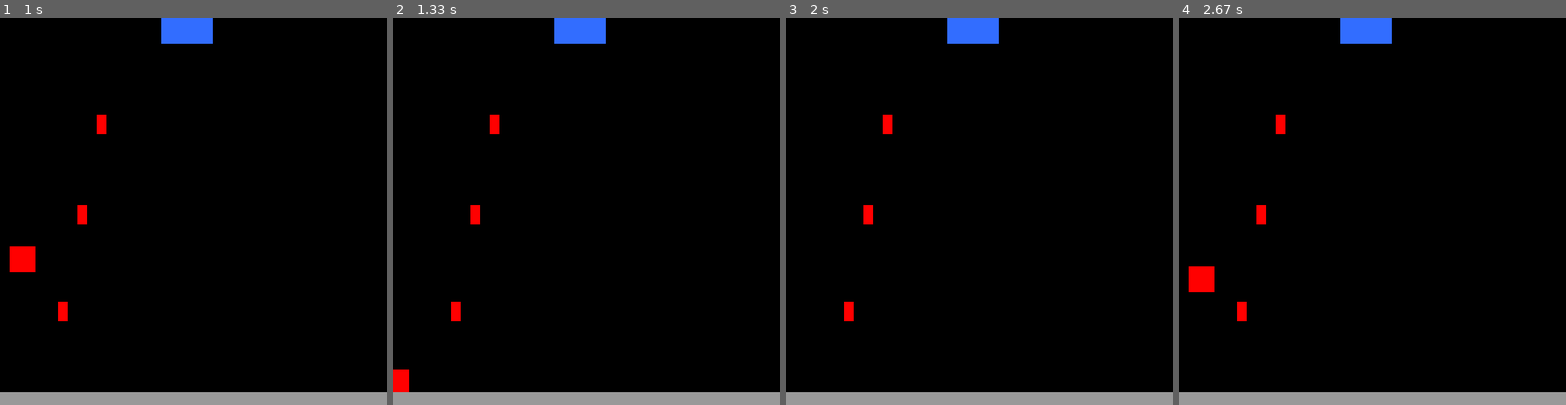
Above: before the commit, frames 1-4 (left to right).
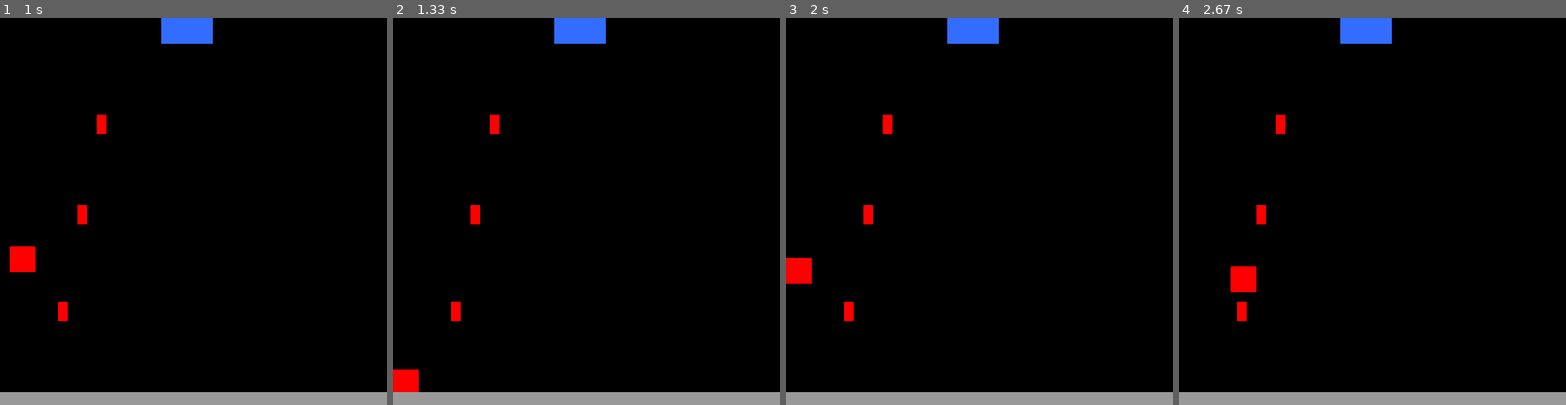
Above: after the commit, the same moments.

Repository: RobertNeuzil/game
Game: pygame game, started from personal/personalgame.py
Two runs of this game, one before a commit and one after it. Both use one fixed random seed, a clock stepped at 60 frames per second and the inputs below.
Inputs:
- Up to frame 1 (1 s): tap Space at 0.33, 0.73 s; hold Left from 0.67 s (still down); hold A from 0.67 s (still down)
- Up to frame 2 (1.33 s): tap Space at 1.03, 1.3 s; release Left at 1.2 s; release A at 1.2 s; hold Down from 1.23 s (still down); hold S from 1.23 s (still down)
- Up to frame 3 (2 s): release Down at 1.53 s; release S at 1.53 s; hold Left 1.57-1.97 s; hold A 1.57-1.97 s; tap Space at 1.63 s
- Up to frame 4 (2.67 s): hold Right 2-2.63 s; hold D 2-2.63 s; tap Space at 2.07, 2.37 s

Frame 1 is identical in both runs. In frame 2, 0.1% of the frame differs, in the area x 4-7%, y 90-97%; in frame 3, 0.4%; in frame 4, 0.9%, in the area x 2-20%, y 64-71%.

Commit message:
fixed a bug, character was moving off screen

Diff:
--- a/personal/personalgame.py
+++ b/personal/personalgame.py
@@ -43,6 +43,8 @@
 prize = rects(250, 0, 80, 40)
 ground = rects(0, 580, 600, 20)
 
+def stop():
+    character.velocity - 5
 
 def draw():
 
@@ -66,18 +68,18 @@
 
     keys = pygame.key.get_pressed()
 
-    if keys[pygame.K_LEFT] or keys[pygame.K_a] and character.x > 0:
+    if keys[pygame.K_LEFT] and character.x > 0 or keys[pygame.K_a] and character.x > 0:
         character.x -= character.velocity
         character.x2 -= character.velocity
-    if keys[pygame.K_RIGHT] or keys[pygame.K_d] and character.x < 600 - character.width:
+    if keys[pygame.K_RIGHT] and character.x < 600 or keys[pygame.K_d] and character.x < 600 - character.width:
         character.x += character.velocity
         character.x2 += character.velocity
     if not(character.jumping):
 
-        if keys[pygame.K_DOWN] or keys[pygame.K_s] and character.y < 600 - character.height - ground.height:
+        if keys[pygame.K_DOWN] and character.y < 600 or keys[pygame.K_s] and character.y < 600 - character.height - ground.height:
             character.y += character.velocity
             character.y2 += character.velocity
-        if keys[pygame.K_UP] or keys[pygame.K_w] and character.y > 0:
+        if keys[pygame.K_UP] and character.y > 0 or keys[pygame.K_w] and character.y > 0:
             character.y -= character.velocity
             character.y2 -= character.velocity
         if keys[pygame.K_SPACE]:
@@ -100,16 +102,24 @@
 
     if character.x2 > square_one.x and character.x < square_one.x2:
         if character.y in range(square_one.y, square_one.y2):
+            stop()
             print('bottomx1')
+
     if character.x2 > square_one.x and character.x < square_one.x2:
         if character.y2 in range(square_one.y, square_one.y2):
+
             print('topx1')
+
     if character.y2 > square_one.y and character.y < square_one.y2:
         if character.x in range(square_one.x, square_one.x2):
+
             print('rightx1')
+
     if character.y2 > square_one.y and character.y < square_one.y2:
         if character.x2 in range(square_one.x, square_one.x2):
+
             print('leftx1')
+
 
     if character.x2 > square_two.x and character.x < square_two.x2:
         if character.y in range(square_two.y, square_two.y2):
